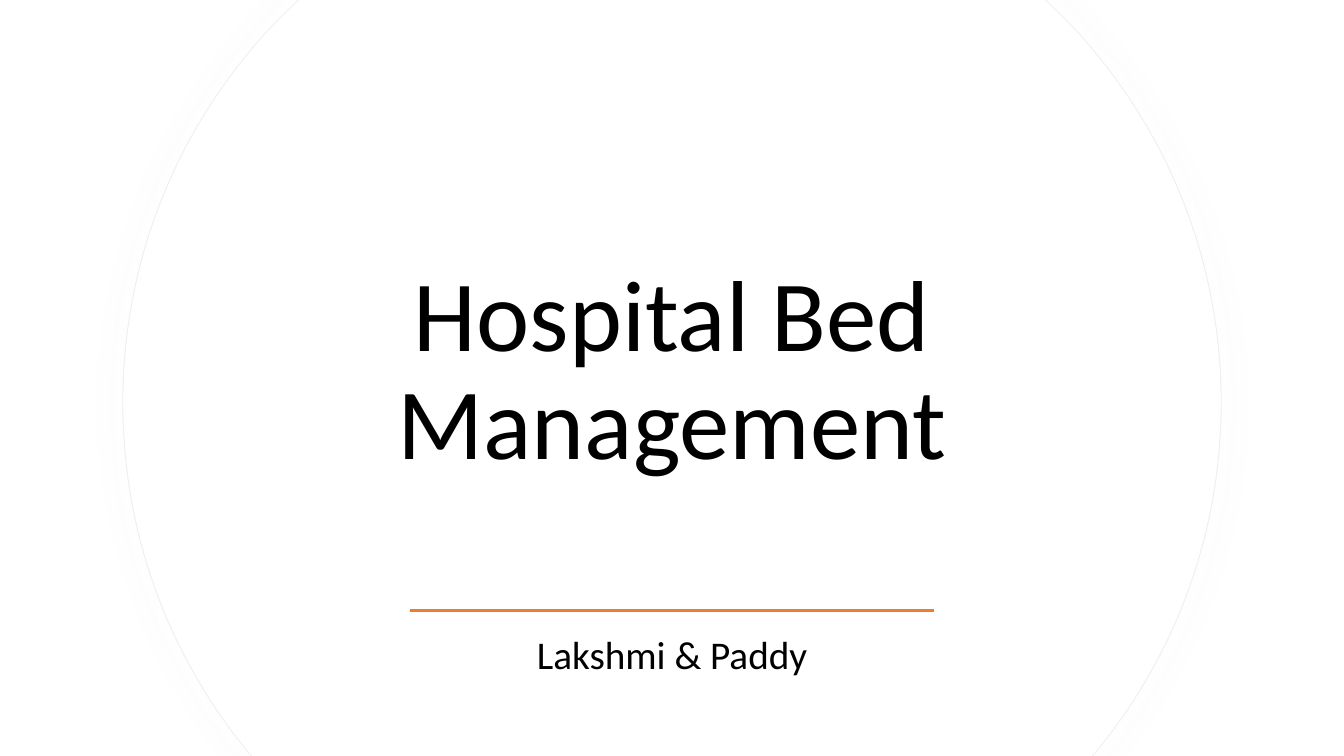
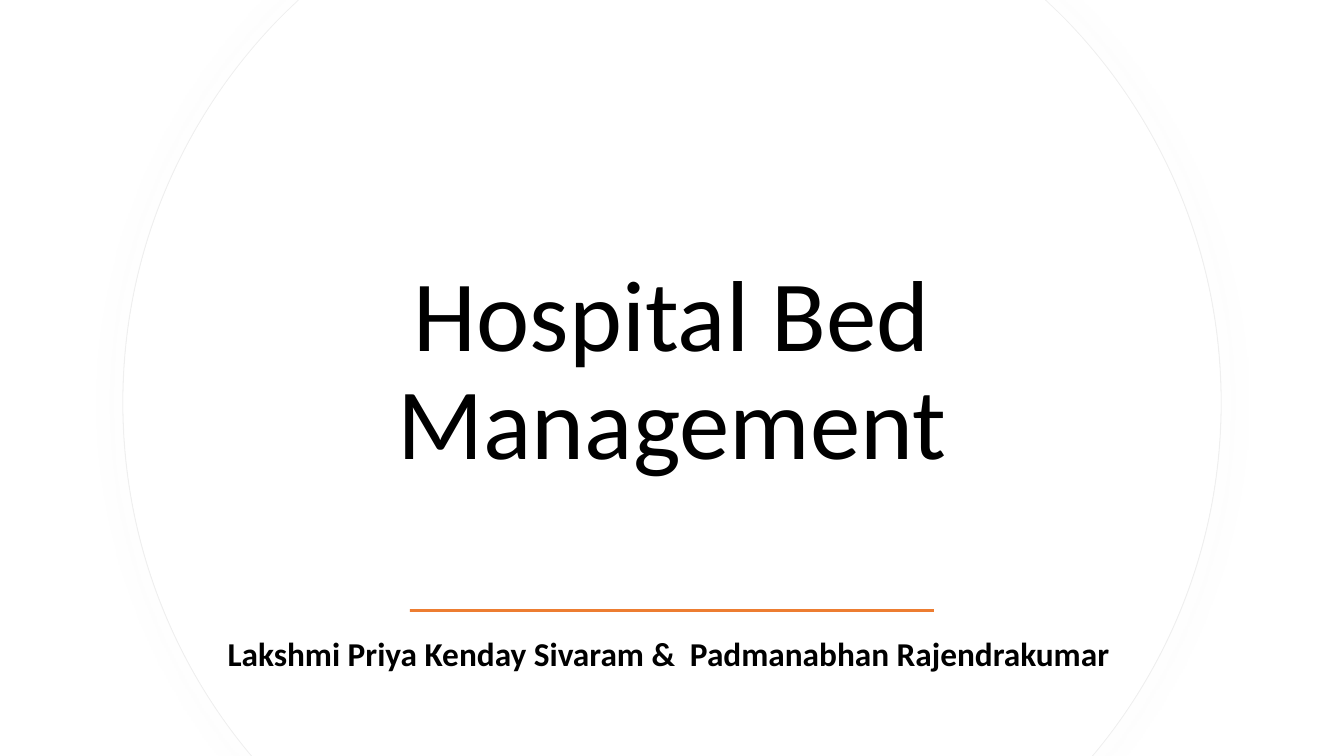
Before and after one commit to padmanabhan-r/iat-814-project, a slide deck: slide 1 of Final Data/Project Showcase.pptx. Drawn at 1344x756 pixels with LibreOffice and Linux fonts; fonts in the diff are those of the drawing. Boxes give left, top, right and bottom in pixels: in the first picture for what was removed or moved away, otherwise in the second. Text is boxed around its words. In the diff, an @@ line names an element or a change of style, - is before the commit and + after.

```diff
--- a/Final Data/Project Showcase.pptx
+++ b/Final Data/Project Showcase.pptx
@@ subtitle at [228,642,1109,672]: text changed; size 28 to 23.8 pt; bold on @@
-Lakshmi & Paddy
+Lakshmi Priya Kenday Sivaram & Padmanabhan Rajendrakumar
```
Also in this commit, not shown: 3 other slides changed, 1 other file.
